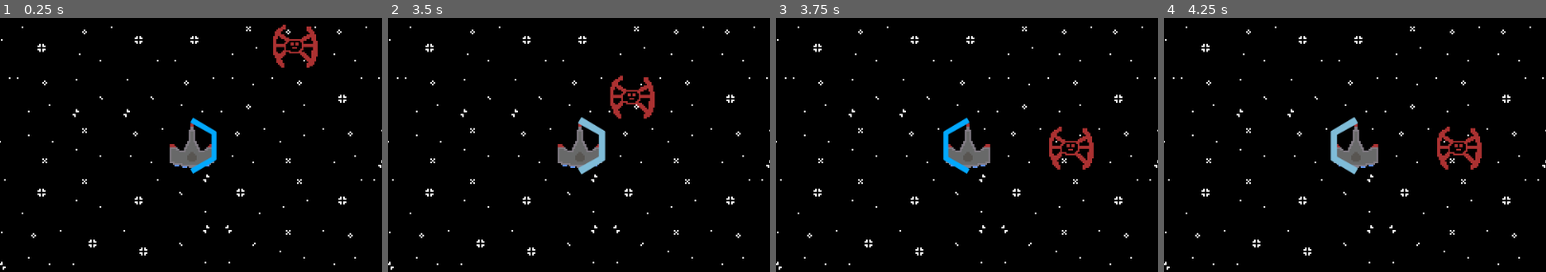
Above: before the commit, frames 1-4 (left to right).
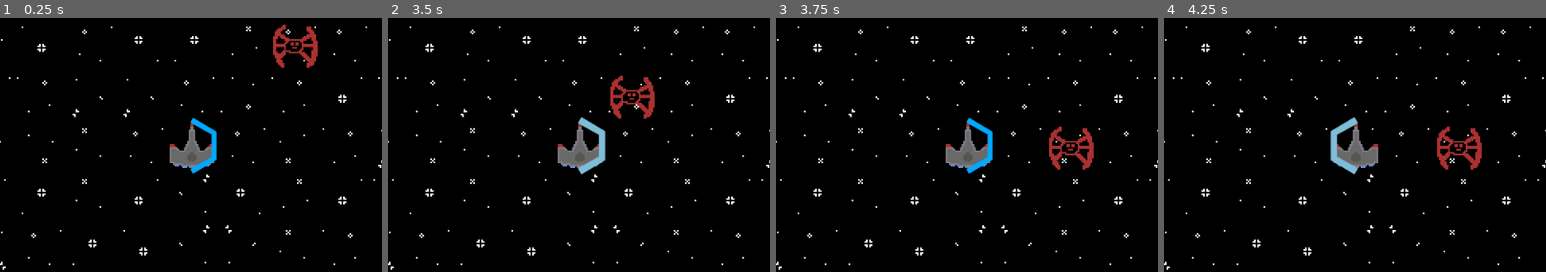
Above: after the commit, the same moments.

Repository: chybby/ldjam50
Game: Godot game, scene res://Main.tscn
The game is run twice, just before and just after one commit, with the same random seed, the same clock (stepped at 60 frames per second) and the same inputs. The engine's default icon, where the game draws it, is replaced by a stand-in: a white triangle on a blue panel in a dark square.
Inputs (mouse positions are % of the whole screen's width and height, from its top left):
- Up to frame 1 (0.25 s): no input
- Up to frame 2 (3.5 s): click "GO" at 0.5 s; click "GO" at 1.25 s; click "GO" at 2 s; tap Enter at 2.75 s; move the mouse to (72, 45) at 2.77 s; hold Q (choose_shield) from 2.78 s (still down); click (72, 45) at 2.92 s
- Up to frame 3 (3.75 s): tap Space at 3.5 s; move the mouse to (30, 55) at 3.52 s; release Q (choose_shield) at 3.53 s; tap W (choose_move) at 3.6 s; click (30, 55) at 3.67 s
- Up to frame 4 (4.25 s): tap Q (choose_shield) at 3.8 s
The pictures show only the part of the screen within x 25-75%, y 50-100%; the shares and areas given below are measured in that part.

Frames 1-2 are identical in both runs. In frame 3, 0.9% of the frame differs, in the area x 43-57%, y 39-62%; in frame 4, nothing differs.

Commit message:
fix valid moves displaying too much; fix shield angle being too eagerly set

Diff:
--- a/GameMap.gd
+++ b/GameMap.gd
@@ -88,8 +88,6 @@
         return
 
 func _process(delta):
-    if hero.active_state == hero.STATE_NONE:
-        hero.clear_valid_moves()
     if hero.active_state == hero.STATE_MOVE:
         var vms = get_valid_moves(hero.map_position, 1)[1]
         for v in vms:
@@ -105,6 +103,7 @@
                 hero.active_state = hero.STATE_NONE
             elif hero.active_state == hero.STATE_SHIELD:
                 action_done = true
+                hero.shield_angle = hero.shield_angle_select
                 hero.active_state = hero.STATE_NONE
             if action_done:
                 # an action was made by the hero so we need to:
--- a/Hero.gd
+++ b/Hero.gd
@@ -8,6 +8,7 @@
 var max_move_distance = 1
 
 var shield_angle = 0
+var shield_angle_select = 0
 
 func draw_valid_moves(valid_moves):
     var tile_set = $ValidMoves
@@ -20,21 +21,26 @@
 func _input(event):
     if Input.is_action_pressed("choose_shield"):
         active_state = STATE_SHIELD
+        $ValidMoves.clear()
     elif Input.is_action_pressed("choose_move"):
         active_state = STATE_MOVE
 
     if event is InputEventMouseMotion and active_state == STATE_SHIELD:
-        shield_angle = $ShieldPosition.get_angle_to(event.position)
-        if shield_angle < -3*PI/4:
-            shield_angle = PI
-        elif shield_angle < -PI/4:
-            shield_angle = -PI/2
-        elif shield_angle < PI/4:
-            shield_angle = 0
-        elif shield_angle < 3*PI/4:
-            shield_angle = PI/2
-        else:
-            shield_angle = PI
+        shield_angle_select = get_shield_angle(event.position)
+
+func get_shield_angle(position):
+    shield_angle_select = $ShieldPosition.get_angle_to(position)
+    if shield_angle_select < -3*PI/4:
+        shield_angle_select = PI
+    elif shield_angle_select < -PI/4:
+        shield_angle_select = -PI/2
+    elif shield_angle_select < PI/4:
+        shield_angle_select = 0
+    elif shield_angle_select < 3*PI/4:
+        shield_angle_select = PI/2
+    else:
+        shield_angle_select = PI
+    return shield_angle_select
 
 func _process(delta):
     # 3 options for displaying currently selected thingo:
@@ -44,10 +50,13 @@
     if active_state == STATE_SHIELD:
 #		# get mouse position
 #		# display shield dome relatively
-        $Shield.rotation = shield_angle
+        $Shield.rotation = shield_angle_select
         $Shield.select()
     else:
+        $Shield.rotation = shield_angle
         $Shield.unselect()
+    if active_state == STATE_NONE:
+        $ValidMoves.clear()
 #	if active_state == STATE_WEAPON:
 #		# display weapons primed?
 #		# cursor with attack icon?
